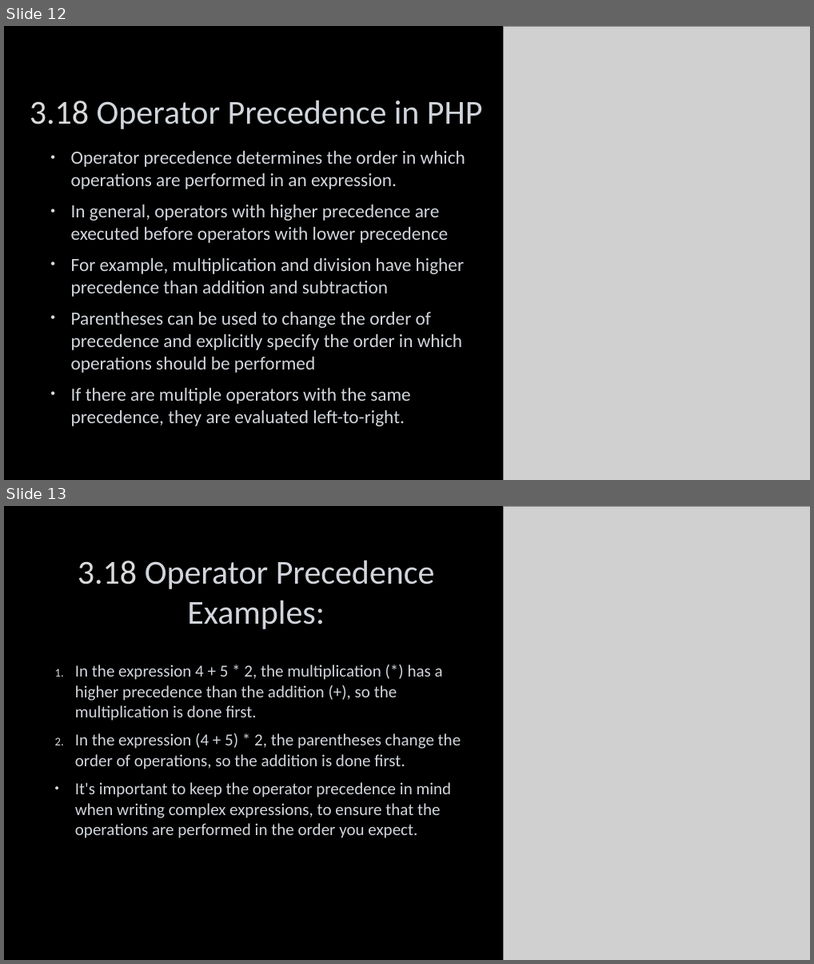
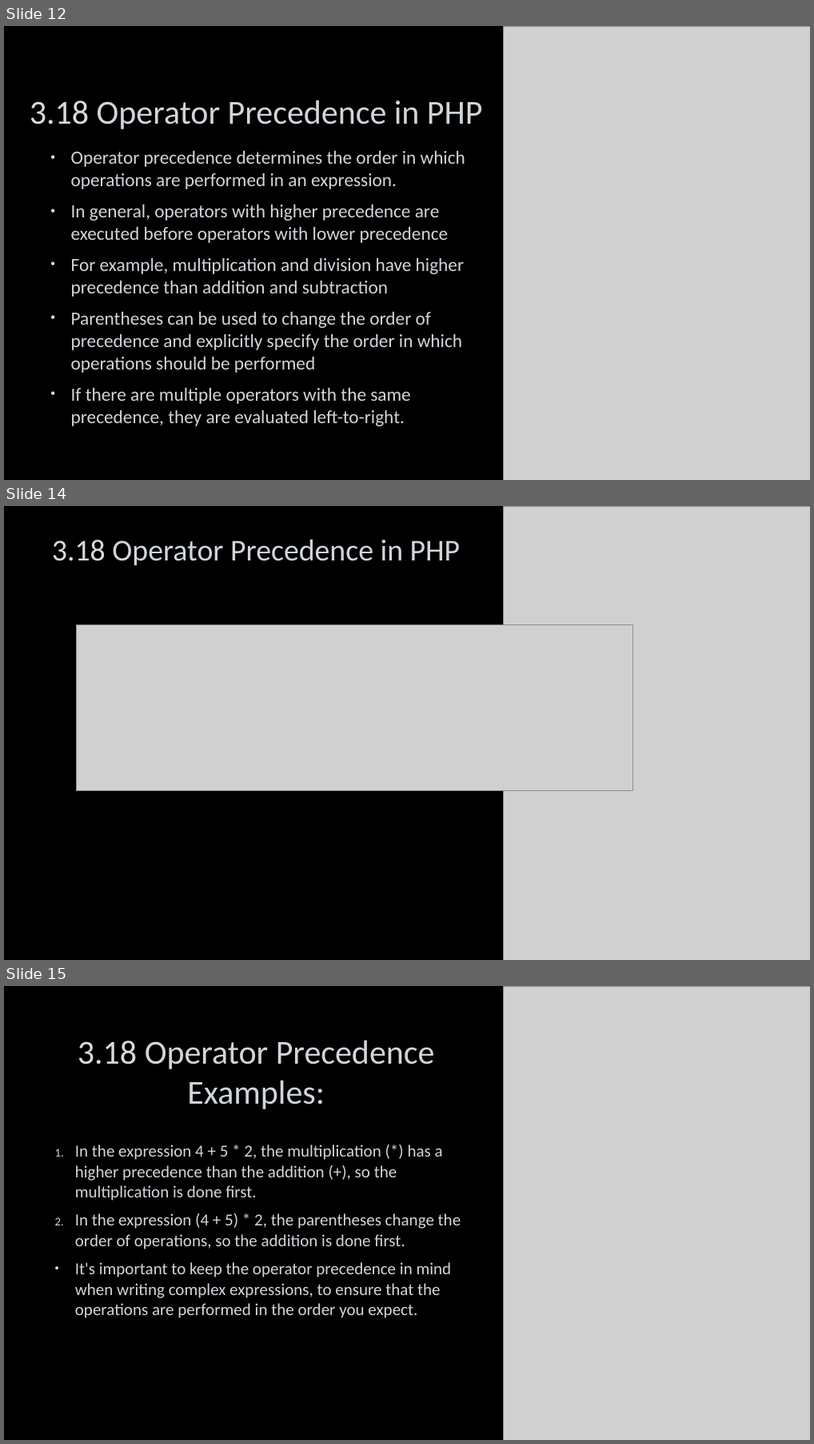
Before and after one commit to mentormaya/notes, a slide deck: assets/Computer_Science/Class_12/PHP_FULL.pptx. Shown one above the other, each under a label of ours: slides 12 and 13 before the commit, slides 12, 14 and 15 after it; the slides between them are not shown. The pictures are 814x964 and 814x1444 pixels, drawn with LibreOffice and Linux fonts; fonts in the diff are those of the drawing; grey boxes stand for pictures. Boxes give left, top, right and bottom in pixels: in the first picture for what was removed or moved away, otherwise in the second. Text is boxed around its words. In the diff, an @@ line names an element or a change of style, - is before the commit and + after.

```diff
--- a/assets/Computer_Science/Class_12/PHP_FULL.pptx
+++ b/assets/Computer_Science/Class_12/PHP_FULL.pptx
@@ slide 14 added at (4, 506, 810, 960), background #000000 @@
@@ picture added at (504, 506, 810, 960) @@
@@ title added at (52, 539, 461, 565), 36 pt, text #D1D5DB @@
+3.18 Operator Precedence in PHP
@@ picture added at (76, 624, 633, 790) @@
@@ what was slide 13 is now slide 15 @@
```
Also in this commit, not shown: 2 slides changed, 1 other slide added.
